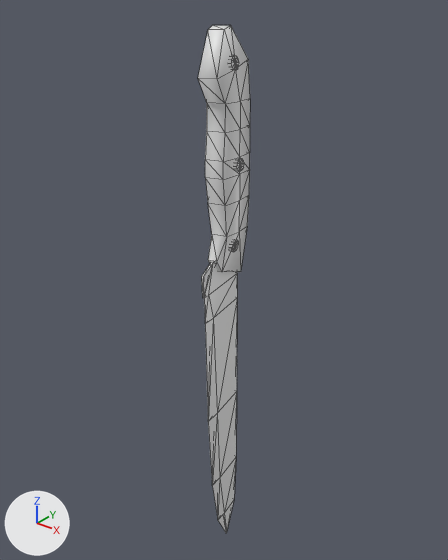
The FBX model Assets/Models/Knife Holder/Knife.fbx as it was, and as the next commit left it.
One viewpoint serves both versions: a camera (50 mm lens) standing at (23.4, -29.6, 10.6) and looking at (-0.5, 0.3, -8.0). The lights are fixed; the arrows at lower left show +X, +Y and +Z. Mesh edges are drawn as thin lines. Where no turn or scale is listed for an object, it has been applied to the vertices. Vertices at the same position are counted once.

Names of what the first picture shows: 'Knife 1 handle_LP.001'.
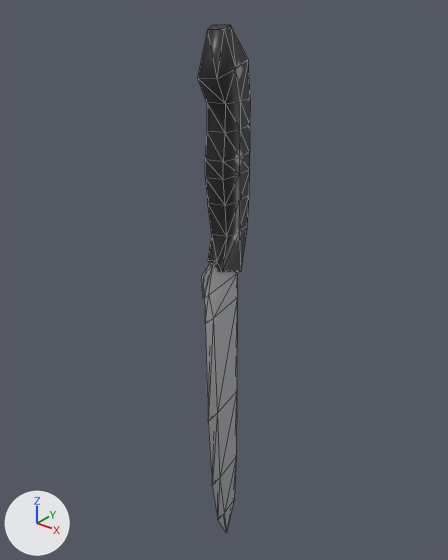
Location of each change, [x1, y1, x2, y2] in pixels of the pictures (448 x 560 px):
```json
{"object": "Knife 1 handle_LP.001", "change": "surface changed, reshaped", "before": [198, 25, 250, 534], "after": [198, 25, 250, 534]}
{"part": 1, "of": "me_cube_001", "change": "deleted", "before": [232, 240, 239, 252]}
{"part": 2, "of": "me_cube_001", "change": "deleted", "before": [235, 158, 244, 171]}
{"part": 3, "of": "me_cube_001", "change": "deleted", "before": [231, 55, 239, 70]}
{"part": 4, "of": "me_cube_001", "change": "surface changed", "before": [198, 25, 250, 534], "after": [198, 25, 250, 534]}
```

The change, as JSON lines over the scene's bpy script:
```json
{"op": "add", "block": "img_knifetexture_jpg", "code": ["img_knifetexture_jpg = load_image('KnifeTexture.jpg', 'KnifeTexture.jpg', 128, 128, 'sRGB')"]}
{"op": "remove", "block": "mat_knife_rack_001", "code": "mat_knife_rack_001.base_color = (0.8, 0.8, 0.8)  # white #e7e7e7"}
{"op": "add", "block": "mat_knife_rack_001", "code": "mat_knife_rack_001.texture = img_knifetexture_jpg"}
{"block": "me_cube_001", "where": "# used by ob_knife_1_handle_lp_001; location = (-0.02, 0.01, 0.25)"}
{"op": "remove", "block": "me_cube_001", "code": "me_cube_001.from_pydata(...)  # 169 vertices, 318 faces; spans x -1.3..1.3, y -3.5..1.6, z -29.7..8.0"}
{"op": "add", "block": "me_cube_001", "code": "me_cube_001.from_pydata(...)  # 91 vertices, 174 faces; spans x -1.3..1.3, y -3.5..1.6, z -29.7..8.0"}
{"block": "me_cube_001", "change": "me_cube_001 part 1: the loose piece of 26 vertices spanning x -0.6..0.9, y -0.8..0.2, z -5.6..-4.8 is deleted"}
{"block": "me_cube_001", "change": "me_cube_001 part 2: the loose piece of 26 vertices spanning x -1.1..1.0, y -0.6..0.5, z -0.4..0.5 is deleted"}
{"block": "me_cube_001", "change": "me_cube_001 part 3: the loose piece of 26 vertices spanning x -1.1..0.8, y -1.0..0.2, z 5.6..6.4 is deleted"}
{"block": "me_cube_001", "change": "me_cube_001 part 4: 158 kept faces spanning x -1.3..1.3, y -3.5..1.6, z -29.7..8.0 get new texture (UV) coordinates"}
```
